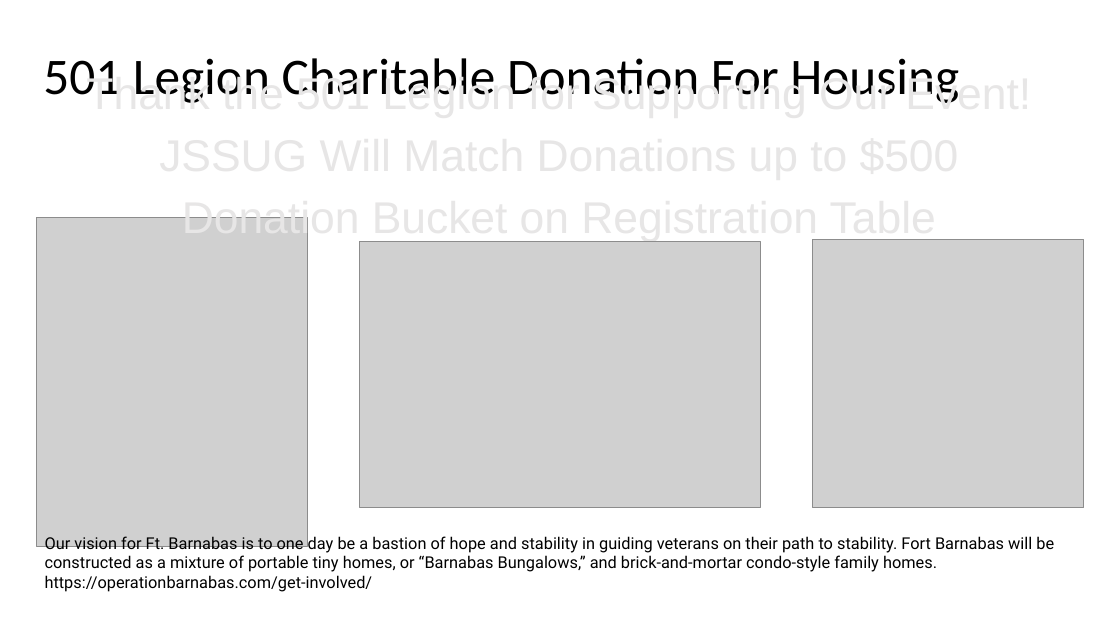
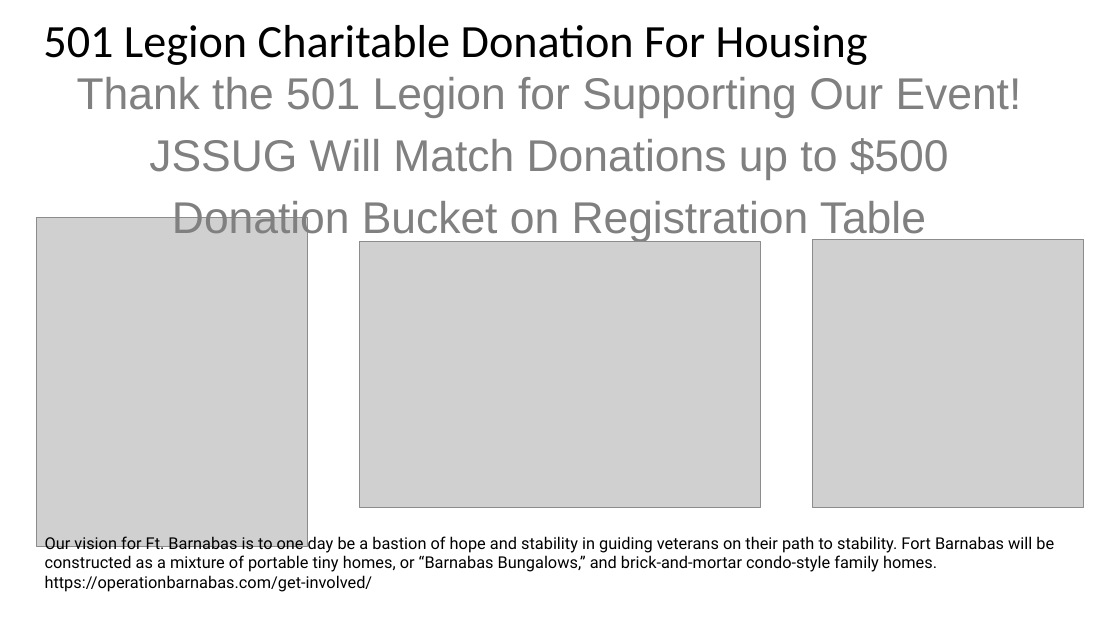
Before and after one commit to TonyWSQL/Presentations, a slide deck: slide 5 of Events/2025/SQL Sat - Jacksonville/Intro to Powershell/Intro to Powershell.pptx. Drawn at 1120x630 pixels with LibreOffice and Linux fonts; fonts in the diff are those of the drawing; grey boxes stand for pictures. Boxes give left, top, right and bottom in pixels: in the first picture for what was removed or moved away, otherwise in the second. Text is boxed around its words. In the diff, an @@ line names an element or a change of style, - is before the commit and + after.

Commit message:
Update Slide deck

```diff
--- a/Events/2025/SQL Sat - Jacksonville/Intro to Powershell/Intro to Powershell.pptx
+++ b/Events/2025/SQL Sat - Jacksonville/Intro to Powershell/Intro to Powershell.pptx
@@ title "501 Legion Charitable Donation For ..." at (43,25,868,65): size 44 to 39.6 pt @@
@@ text "Thank the 501 Legion for ...": place and size @@
-text "Thank the 501 Legion for ..." at (86,74,1031,242)
+text "Thank the 501 Legion for ..." at (77,77,1022,243)
@@ text "Thank the 501 Legion for ..." at (77,77,1022,243): text colour #E7E6E6 to #808080 @@
```
